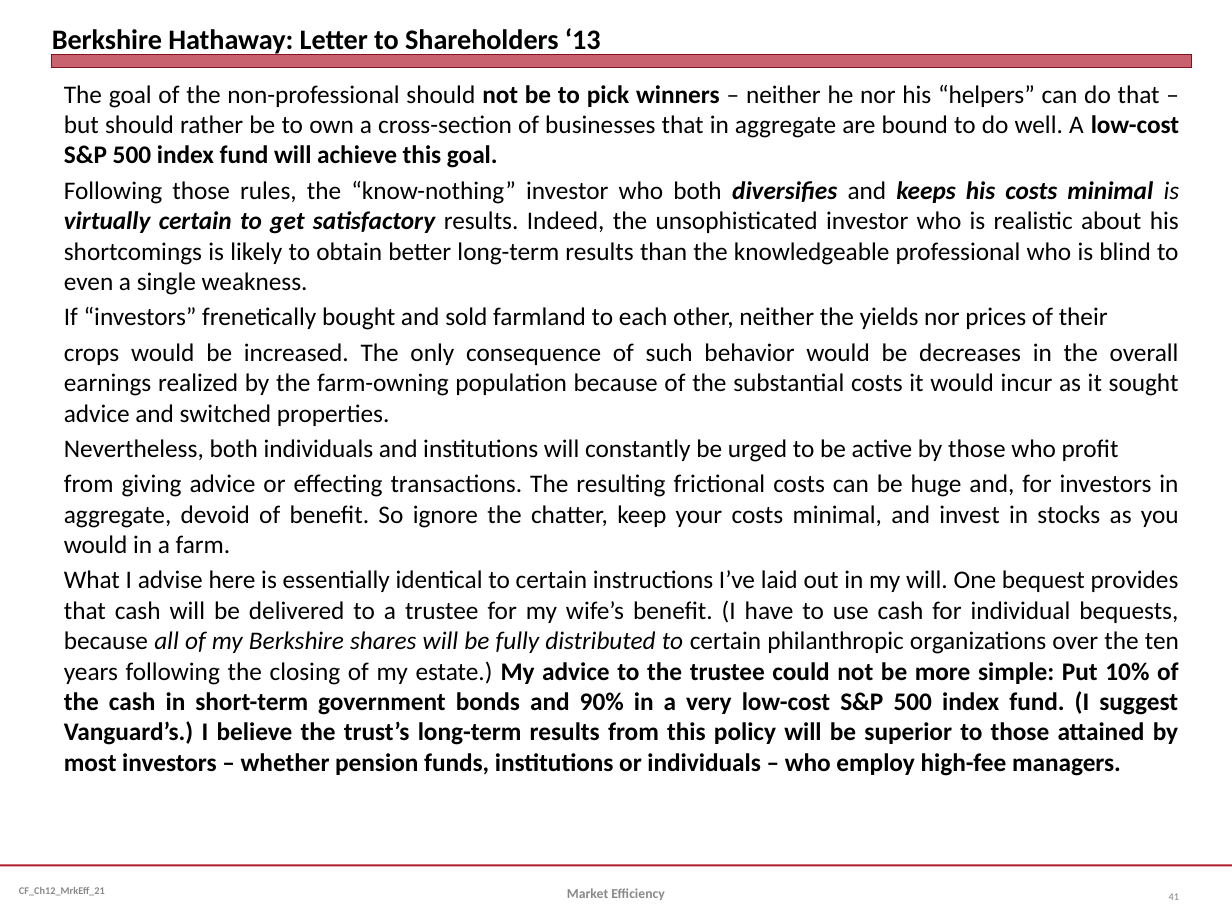
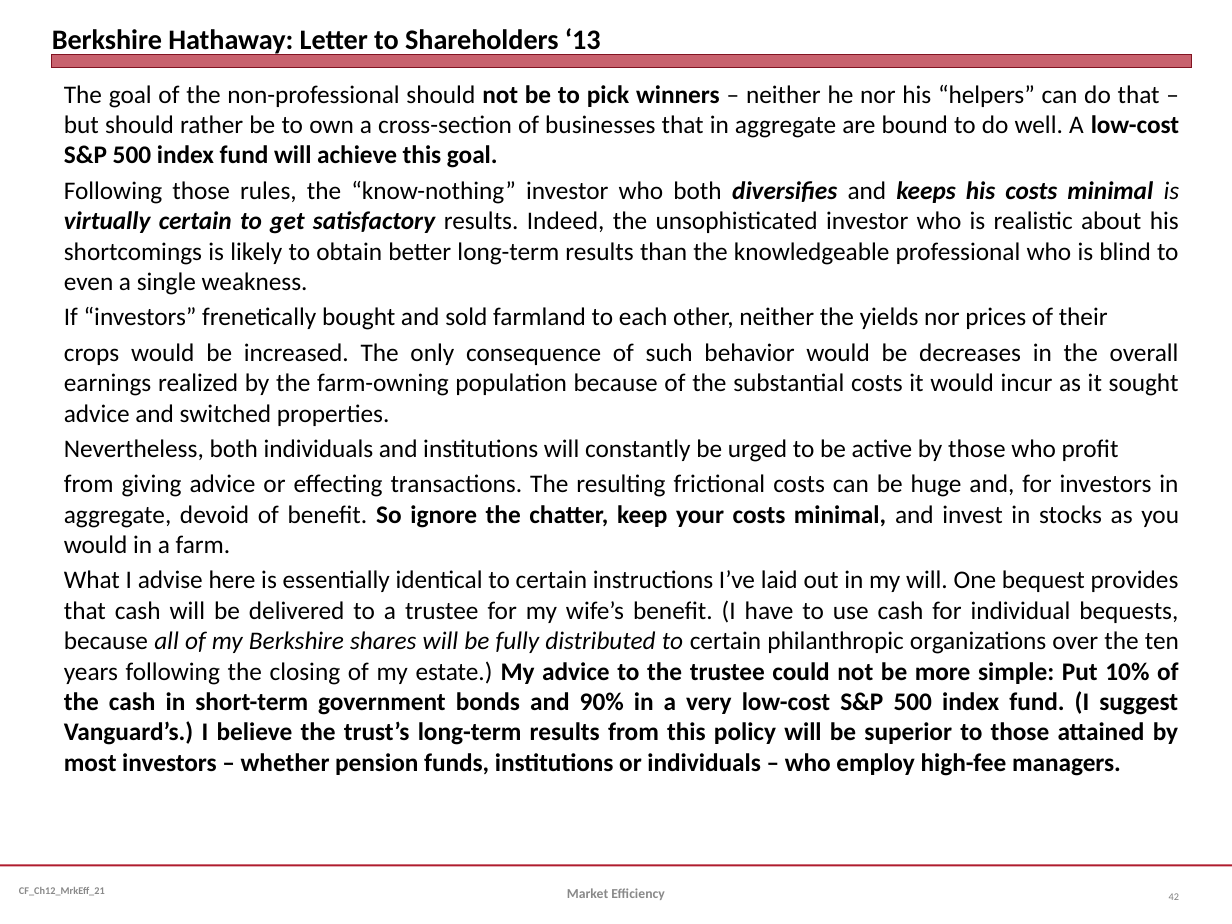
Before and after one commit to jmc877/Corporate-Finance, a slide deck: slide 42 of slides/CF_Ch12_MrkEff_21.pptx (slide 41 before the commit). Drawn at 1232x924 pixels with LibreOffice and Linux fonts; fonts in the diff are those of the drawing. Boxes give left, top, right and bottom in pixels: in the first picture for what was removed or moved away, otherwise in the second. Text is boxed around its words. In the diff, an @@ line names an element or a change of style, - is before the commit and + after.

```diff
--- a/slides/CF_Ch12_MrkEff_21.pptx
+++ b/slides/CF_Ch12_MrkEff_21.pptx
@@ text at (64,474,1179,553): bold on in "So ignore the chatter, keep your costs ..." @@
```
Also in this commit, not shown: 4 other slides changed, 1 slide added, 1 slide removed, 4 other files.
